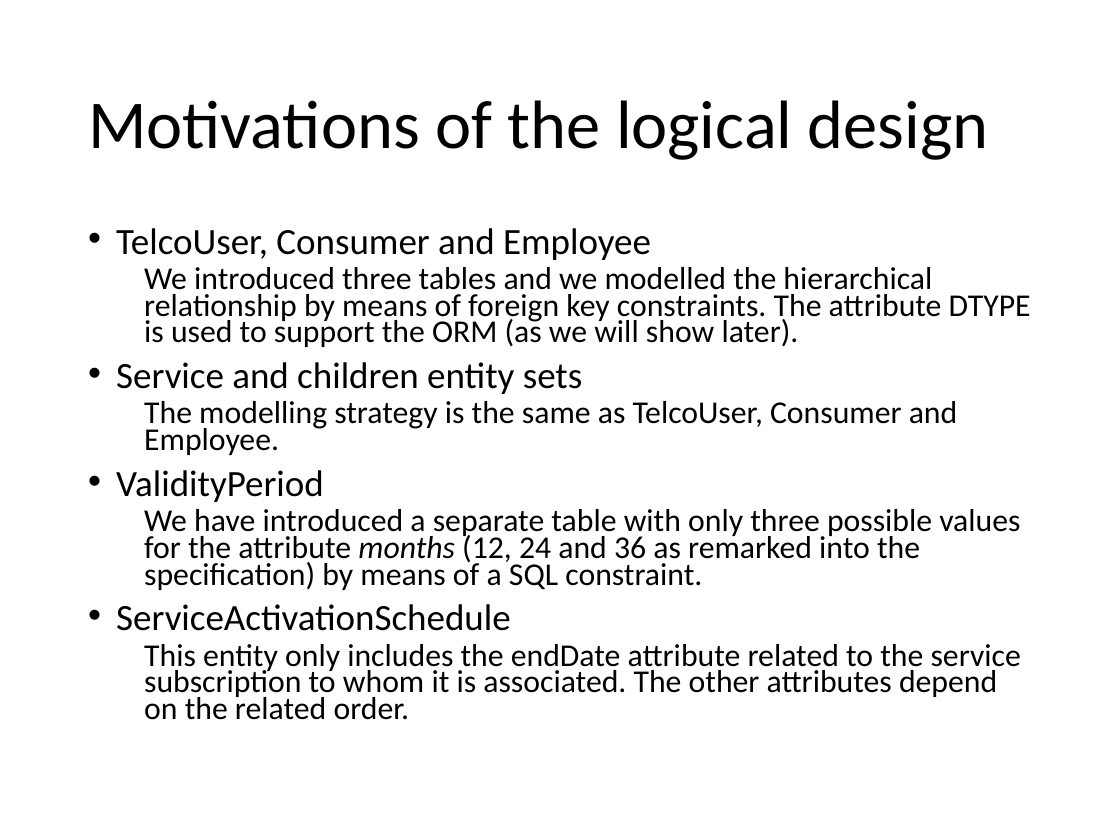
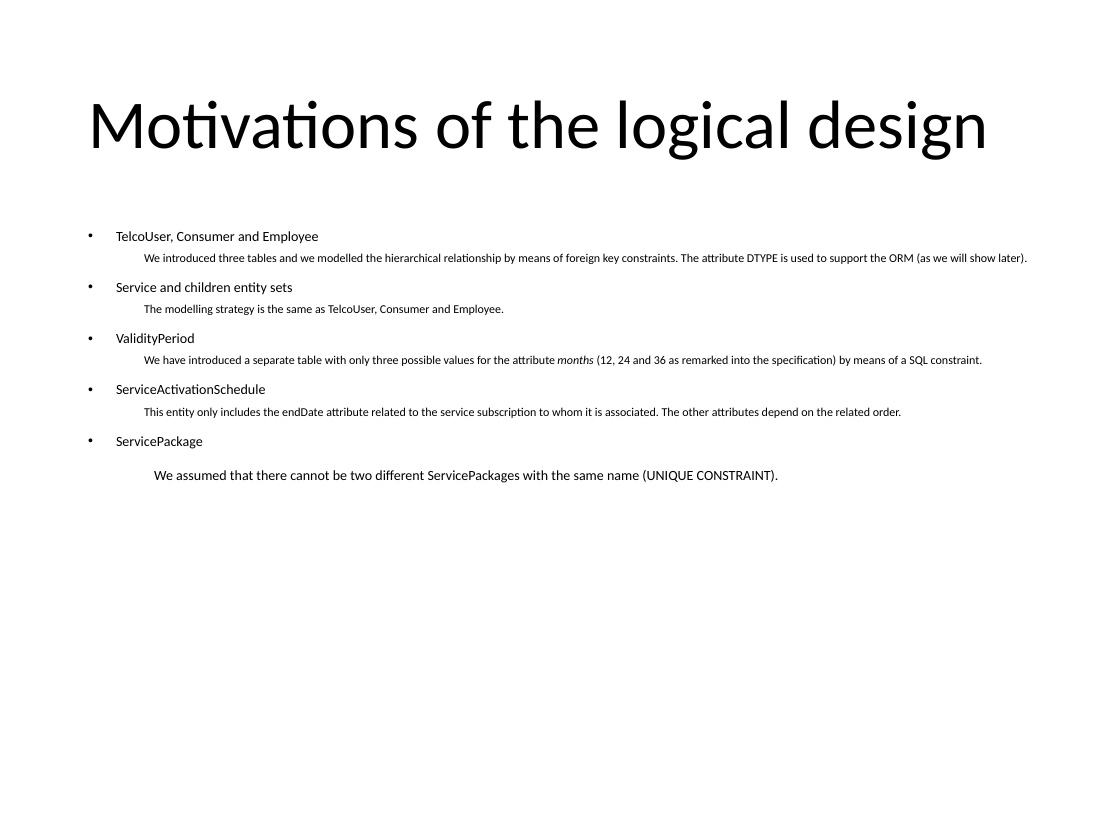
Before and after one commit to ubersandro/telcoServiceProject_DB2, a slide deck: slide 13 of TelcoProjectDocumentation.pptx. Drawn at 1120x840 pixels with LibreOffice and Linux fonts; fonts in the diff are those of the drawing. Boxes give left, top, right and bottom in pixels: in the first picture for what was removed or moved away, otherwise in the second. Text is boxed around its words. In the diff, an @@ line names an element or a change of style, - is before the commit and + after.

Commit message:
triggers documentation and logical design choices

```diff
--- a/TelcoProjectDocumentation.pptx
+++ b/TelcoProjectDocumentation.pptx
@@ text at (116,231,1027,418): size 23.8 to 9 pt in "TelcoUser, Consumer and Employee", "Service and children entity sets", "ValidityPeriod", "ServiceActivationSchedule"; size 20.4 to 7.7 pt in "We introduced three tables and we modelled ...", "The modelling strategy is the same as ...", "We have introduced a separate table with ...", "This entity only includes the endDate attribute ..."; line spacing 0.7 to 0.9; list level 2 to 1 in "We introduced three tables and ..."; list level 2 to 1 in "The modelling strategy is the ..."; list level 2 to 1 in "We have introduced a separate ..."; list level 2 to 1 in "This entity only includes the ..." @@
@@ text at (116,436,779,483): paragraphs added @@
+• ServicePackage
+  We assumed that there cannot be two different ServicePackages with the same name (UNIQUE CONSTRAINT).
```
Also in this commit, not shown: 33 other slides changed, 3 slides added, 2 other files.
